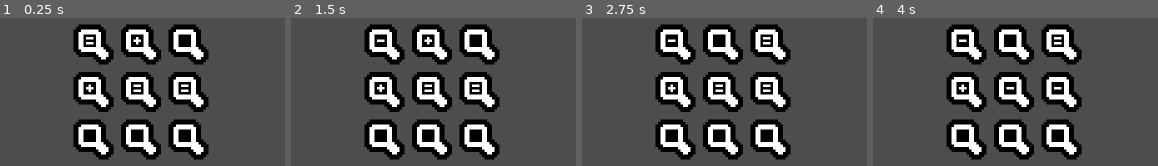
Above: before the commit, frames 1-4 (left to right).
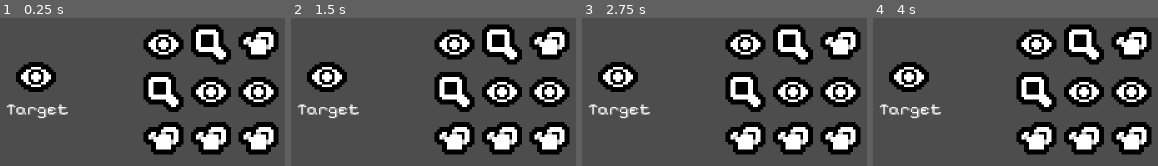
Above: after the commit, the same moments.

Repository: SushiOnToast/out-of-scale
Game: Godot game, scene res://scenes/minigames/all_match_minigame.tscn
Two runs of this game, one before a commit and one after it. Both use one fixed random seed, a clock stepped at 60 frames per second and the inputs below. This scene is started directly instead of the project's main scene.
Inputs (mouse positions are in pixels of both pictures, inside the frame that each line leads up to):
- Up to frame 1 (0.25 s): no input
- Up to frame 2 (1.5 s): tap Enter at 0.5 s; move the mouse to (385, 44) at 0.52 s; press the mouse at (385, 44) at 0.53 s; tap Space at 1.25 s; move the mouse to (430, 44) at 1.27 s; release the mouse at (430, 44) at 1.28 s; right-click (430, 44) at 1.35 s
- Up to frame 3 (2.75 s): click (721, 44) at 1.55 s; tap Enter at 2 s; move the mouse to (770, 44) at 2.02 s; press the mouse at (770, 44) at 2.03 s
- Up to frame 4 (4 s): tap Space at 2.75 s; move the mouse to (1061, 92) at 2.77 s; release the mouse at (1061, 92) at 2.78 s; click (1061, 92) at 2.85 s; tap Enter at 3.5 s; move the mouse to (1012, 92) at 3.52 s; hold Right mouse button (grab) from 3.53 s (still down); click (1012, 92) at 3.8 s

The runs differ from the first frame. In frame 1, 43% of the frame differs, in the area x 2-98%, y 4-96%; in frame 2, 43%; in frame 3, 43%; in frame 4, 43%.

Commit message:
improve allmatch minigame

Diff:
--- a/scenes/level.tscn
+++ b/scenes/level.tscn
@@ -966,6 +966,10 @@
 horizontal_alignment = 1
 vertical_alignment = 1
 
+[node name="TextureButton" type="TextureButton" parent="UI" unique_id=1963792027]
+offset_right = 40.0
+offset_bottom = 40.0
+
 [connection signal="trigger_minigame" from="Tools/ScaleUp" to="." method="_on_scale_up_trigger_minigame"]
 [connection signal="trigger_minigame" from="Tools/ScaleDown" to="." method="_on_scale_down_trigger_minigame"]
 [connection signal="pressed" from="UI/ConfirmButton" to="." method="_on_confirm_button_pressed"]
--- a/scenes/minigames/all_match_minigame.gd
+++ b/scenes/minigames/all_match_minigame.gd
@@ -1,6 +1,15 @@
 extends CenterContainer
 
 signal minigame_finished()
+
+@onready var target_display = $Node2D/TextureRect
+
+func _ready() -> void:
+	var rand_index = randi_range(0, 3)
+	for node in get_tree().get_nodes_in_group("AllMatchNodes"):
+		node.target_texture = node.textures[rand_index]
+
+	target_display.texture = get_tree().get_first_node_in_group("AllMatchNodes").target_texture
 
 func check_matched():
 	var matched = true
--- a/scenes/minigames/all_match_minigame.tscn
+++ b/scenes/minigames/all_match_minigame.tscn
@@ -2,6 +2,8 @@
 
 [ext_resource type="PackedScene" uid="uid://b20chv1s2hogr" path="res://scenes/minigames/all_match_node.tscn" id="1_3qviy"]
 [ext_resource type="Script" uid="uid://b0safndm34ldr" path="res://scenes/minigames/all_match_minigame.gd" id="1_q3r25"]
+[ext_resource type="FontFile" uid="uid://dpjb8fmf248em" path="res://fonts/PixelifySans-VariableFont_wght.ttf" id="3_2n5aa"]
+[ext_resource type="Texture2D" uid="uid://du8cafpu8h6od" path="res://graphics/UI/minigames/all_match/icon_3.png" id="4_gaysw"]
 
 [node name="AllMatchMinigame" type="CenterContainer" unique_id=2045674737]
 anchors_preset = 8
@@ -11,11 +13,12 @@
 anchor_bottom = 0.5
 grow_horizontal = 2
 grow_vertical = 2
+size_flags_horizontal = 4
 size_flags_vertical = 4
 script = ExtResource("1_q3r25")
 
 [node name="Node2D" type="Node2D" parent="." unique_id=553412510]
-position = Vector2(-19, -19)
+position = Vector2(9, -19)
 
 [node name="AllMatchNode" parent="Node2D" unique_id=346011071 instance=ExtResource("1_3qviy")]
 
@@ -42,3 +45,28 @@
 
 [node name="AllMatchNode9" parent="Node2D" unique_id=1634357178 instance=ExtResource("1_3qviy")]
 position = Vector2(38, 38)
+
+[node name="Label2" type="Label" parent="Node2D" unique_id=1054152254]
+anchors_preset = 5
+anchor_left = 0.5
+anchor_right = 0.5
+offset_left = -97.0
+offset_top = 18.0
+offset_right = -3.0
+offset_bottom = 33.0
+grow_horizontal = 2
+size_flags_vertical = 1
+theme_override_fonts/font = ExtResource("3_2n5aa")
+theme_override_font_sizes/font_size = 7
+text = "Target"
+horizontal_alignment = 1
+vertical_alignment = 1
+metadata/_edit_use_anchors_ = true
+
+[node name="TextureRect" type="TextureRect" parent="Node2D" unique_id=760151016]
+offset_left = -59.0
+offset_top = 5.0
+offset_right = -43.0
+offset_bottom = 21.0
+texture = ExtResource("4_gaysw")
+metadata/_edit_use_anchors_ = true
--- a/scenes/minigames/all_match_node.gd
+++ b/scenes/minigames/all_match_node.gd
@@ -7,7 +7,7 @@
 	preload("res://graphics/UI/minigames/all_match/icon_4.png"),
 ]
 
-var target_texture = textures[2]
+var target_texture
 var index = randi_range(0, 3)
 var active = false
 var solved = false
Binary file added: fonts/Tiny5-Regular.ttf
Not shown, added: fonts/Tiny5-Regular.ttf.import
Binary file changed: graphics/UI/minigames/all_match/icon_1.png
Not shown, changed: graphics/UI/minigames/all_match/icon_1.png.import
Binary file changed: graphics/UI/minigames/all_match/icon_2.png
Not shown, changed: graphics/UI/minigames/all_match/icon_2.png.import
Binary file changed: graphics/UI/minigames/all_match/icon_3.png
Not shown, changed: graphics/UI/minigames/all_match/icon_3.png.import
Binary file changed: graphics/UI/minigames/all_match/icon_4.png
Not shown, changed: graphics/UI/minigames/all_match/icon_4.png.import
